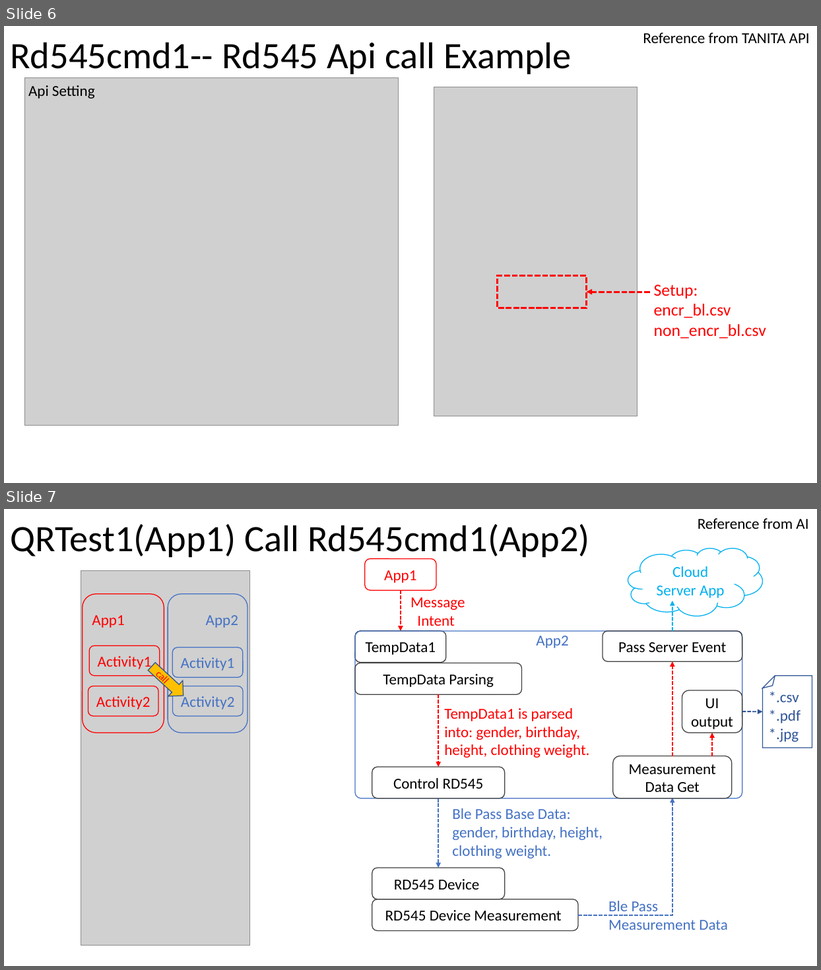
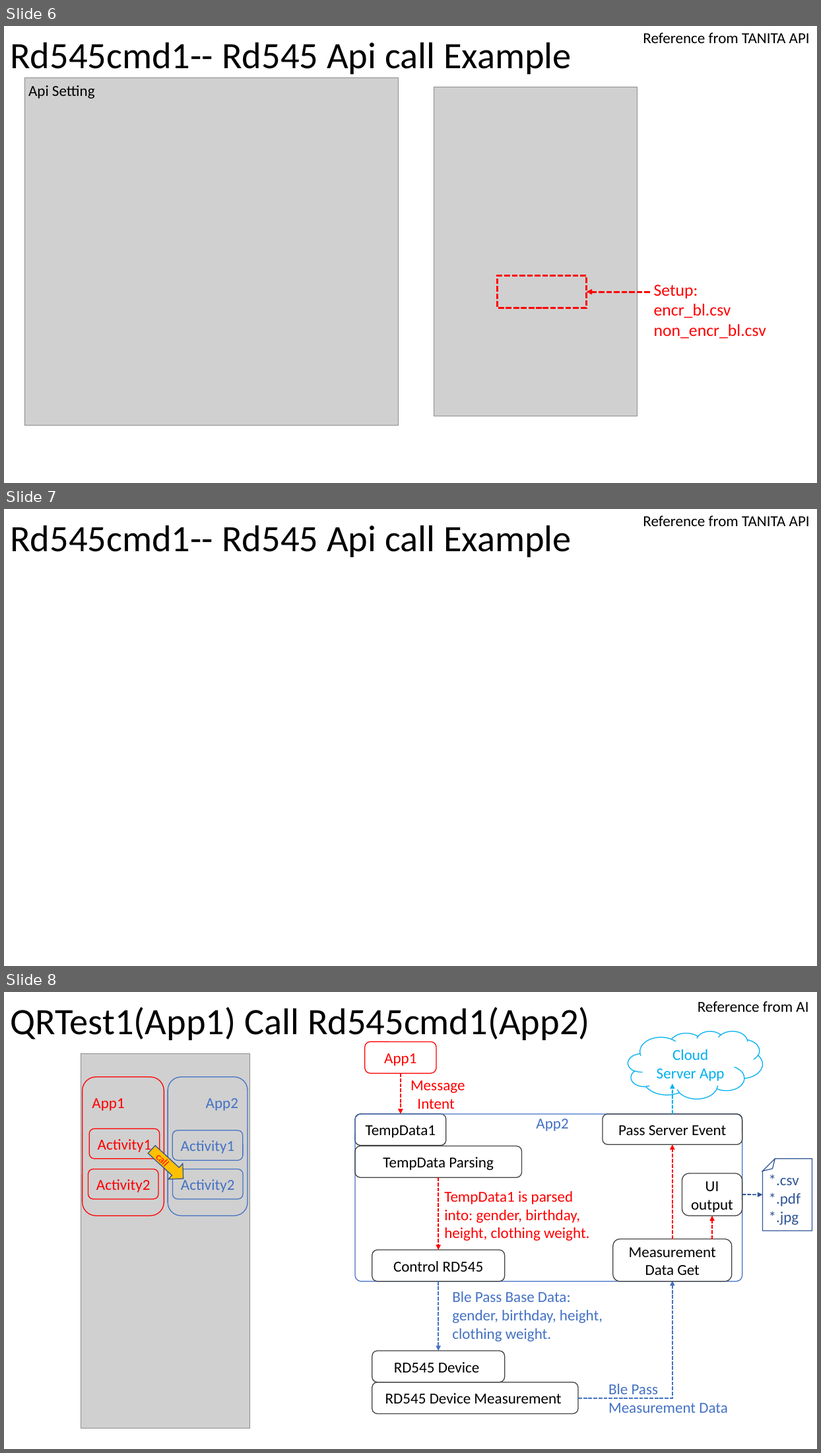
Before and after one commit to Chen-Wi-Ki/QRcode_RD545_System, a slide deck: Teach.pptx. Shown one above the other, each under a label of ours: slides 6 and 7 before the commit, slides 6, 7 and 8 after it. The pictures are 821x970 and 821x1453 pixels, drawn with LibreOffice and Linux fonts; fonts in the diff are those of the drawing; grey boxes stand for pictures. Boxes give left, top, right and bottom in pixels: in the first picture for what was removed or moved away, otherwise in the second. Text is boxed around its words. In the diff, an @@ line names an element or a change of style, - is before the commit and + after.

```diff
--- a/Teach.pptx
+++ b/Teach.pptx
@@ slide 7 added at bbox=[4, 509, 817, 966], background #FFFFFF @@
@@ title added at bbox=[10, 525, 572, 557], 44 pt, text #000000 @@
+Rd545cmd1-- Rd545 Api call Example
@@ text added at bbox=[643, 516, 810, 526], 18 pt, text #000000 @@
+Reference from TANITA API
@@ what was slide 7 is now slide 8 @@
```
Also in this commit, not shown: 1 slide changed, 8 other files.
